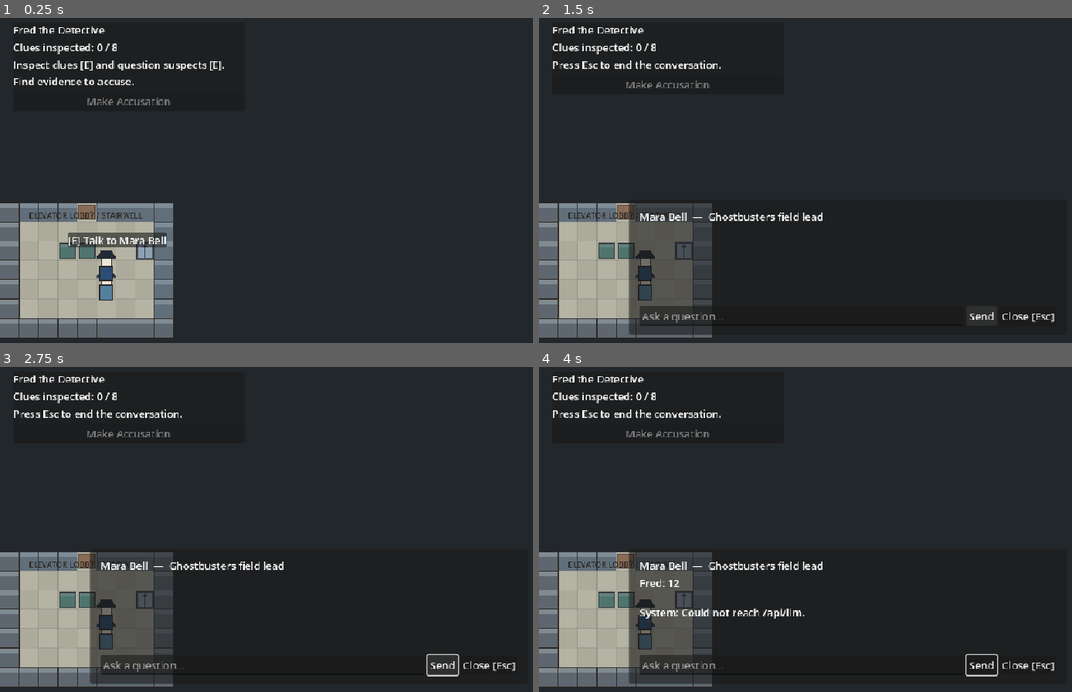
Above: before the commit, frames 1-4 (two rows, left to right).
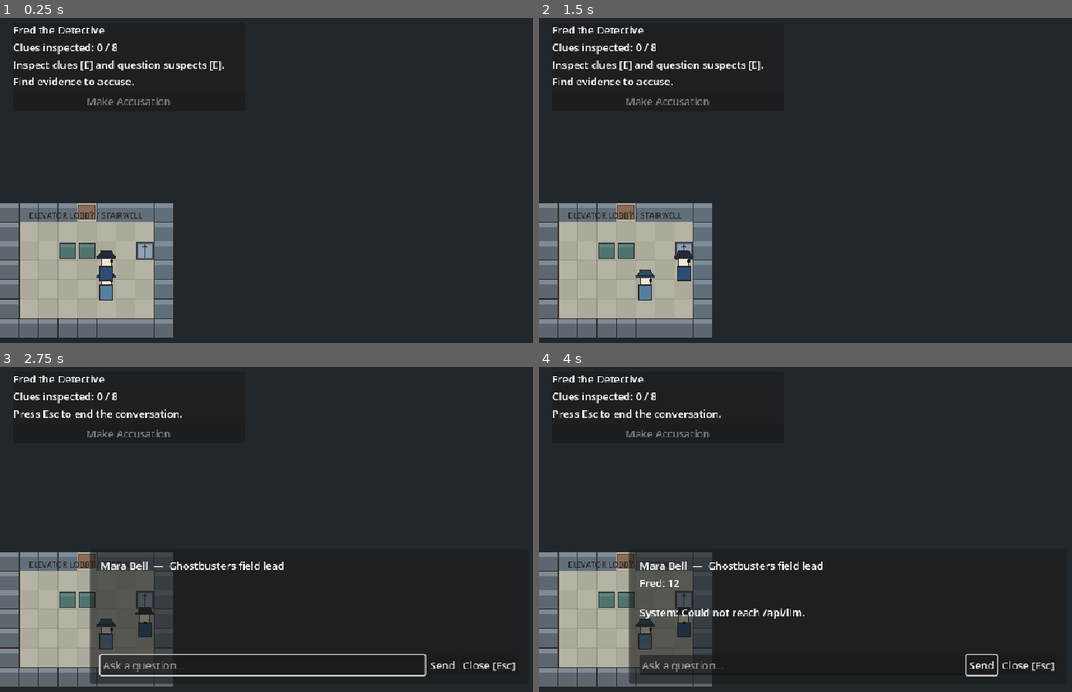
Above: after the commit, the same moments.

Repository: grand-cat-unknown/fred-the-detective
Game: Godot game, scene res://scenes/main.tscn
Same seed, same stepped clock (60 frames per second), same inputs: the game is played once before the commit and once after it.
Inputs (mouse positions are in pixels of both pictures, inside the frame that each line leads up to):
- Up to frame 1 (0.25 s): no input
- Up to frame 2 (1.5 s): tap Enter at 0.5 s; hold Right (ui_right) 0.53-1.25 s; hold E (interact) 0.53-1.25 s; click (981, 317) at 1.25 s, where only the run before the commit has a clickable "Send"
- Up to frame 3 (2.75 s): tap Space at 2 s; hold Down (ui_down) from 2.03 s (still down); tap E (interact) at 2.1 s
- Up to frame 4 (4 s): release Down (ui_down) at 2.75 s; click (800, 666) at 2.77 s; type "12" at 2.85 s; tap Enter at 3.5 s; hold Right (ui_right) from 3.53 s (still down); hold E (interact) from 3.53 s (still down)

The runs differ from the first frame. In frame 1, 0.8% of the frame differs, in the area x 12-32%, y 66-82%; in frame 2, 7.6%, in the area x 2-97%, y 13-98%; in frame 3, 1.2%; in frame 4, 0.3%.

Commit message:
Facial directions added

Diff:
--- a/scripts/game.gd
+++ b/scripts/game.gd
@@ -301,6 +301,7 @@
 var player_tile := PLAYER_START_TILE
 var player_target_position := PLAYER_START
 var player_is_stepping := false
+var player_face_direction := Vector2i(1, 0)
 var current_room: String = ROOM_START
 var clue_inspected: Array[bool] = []
 var suspect_talked: Array[bool] = []
@@ -821,7 +822,7 @@
 
 
 func _draw_player() -> void:
-	_draw_actor(player_position, PLAYER_COLOR, HAT_COLOR)
+	_draw_actor(player_position, PLAYER_COLOR, HAT_COLOR, player_face_direction)
 
 
 func _draw_character_texture(pos: Vector2, texture: Texture2D) -> void:
@@ -830,12 +831,14 @@
 	draw_texture_rect(texture, rect, false)
 
 
-func _draw_actor(pos: Vector2, body_color: Color, hat_color: Color) -> void:
+func _draw_actor(pos: Vector2, body_color: Color, hat_color: Color, face_dir: Vector2i = Vector2i(1, 0)) -> void:
 	draw_rect(Rect2(pos + Vector2(-11.0, 7.0), Vector2(22.0, 5.0)), Color(0.0, 0.0, 0.0, 0.18), true)
 	draw_rect(Rect2(pos + Vector2(-10.0, -6.0), Vector2(20.0, 22.0)), body_color, true)
 	draw_rect(Rect2(pos + Vector2(-10.0, -6.0), Vector2(20.0, 22.0)), OUTLINE_COLOR, false, 1.5)
 	draw_rect(Rect2(pos + Vector2(-8.0, -22.0), Vector2(16.0, 16.0)), Color8(238, 231, 215), true)
 	draw_rect(Rect2(pos + Vector2(-8.0, -22.0), Vector2(16.0, 16.0)), OUTLINE_COLOR, false, 1.5)
+	var nose_offset := Vector2(face_dir.x * 8.0, -14.0 + face_dir.y * 8.0)
+	draw_rect(Rect2(pos + nose_offset + Vector2(-2.0, -2.0), Vector2(4.0, 4.0)), Color(0.15, 0.08, 0.05), true)
 	var hat_points := PackedVector2Array([
 		pos + Vector2(-12.0, -21.0),
 		pos + Vector2(12.0, -21.0),
@@ -857,20 +860,25 @@
 func _nearest_npc_in_range() -> int:
 	var best := -1
 	var best_dist := INF
+	var face_vec := Vector2(player_face_direction)
 	for i in range(SUSPECTS.size()):
 		if str(SUSPECTS[i].get("room", "")) != current_room:
 			continue
 		var pos: Vector2 = SUSPECTS[i]["position"]
 		var d := player_position.distance_to(pos)
-		if d <= PLAYER_RADIUS + NPC_INTERACT_RADIUS and d < best_dist:
-			best_dist = d
-			best = i
+		if d > PLAYER_RADIUS + NPC_INTERACT_RADIUS or d >= best_dist:
+			continue
+		if (pos - player_position).dot(face_vec) <= 0.0:
+			continue
+		best_dist = d
+		best = i
 	return best
 
 
 func _nearest_clue_in_range() -> int:
 	var best := -1
 	var best_dist := INF
+	var face_vec := Vector2(player_face_direction)
 	for i in range(CLUES.size()):
 		if not _is_clue_available(i):
 			continue
@@ -878,9 +886,12 @@
 			continue
 		var pos: Vector2 = CLUES[i]["position"]
 		var d := player_position.distance_to(pos)
-		if d <= PLAYER_RADIUS + CLUE_INTERACT_RADIUS and d < best_dist:
-			best_dist = d
-			best = i
+		if d > PLAYER_RADIUS + CLUE_INTERACT_RADIUS or d >= best_dist:
+			continue
+		if (pos - player_position).dot(face_vec) <= 0.0:
+			continue
+		best_dist = d
+		best = i
 	return best
 
 
@@ -892,7 +903,7 @@
 			continue
 		var dt: Vector2i = door["tile"]
 		var diff := dt - player_tile
-		if abs(diff.x) + abs(diff.y) == 1:
+		if diff == player_face_direction:
 			return i
 	return -1
 
@@ -908,7 +919,7 @@
 		else:
 			continue
 		var diff := tile - player_tile
-		if abs(diff.x) + abs(diff.y) == 1:
+		if diff == player_face_direction:
 			return i
 	return -1
 
@@ -1532,6 +1543,7 @@
 	player_position = _tile_to_world_center(player_tile)
 	player_target_position = player_position
 	player_is_stepping = false
+	player_face_direction = Vector2i(1, 0)
 	current_room = ROOM_START
 	_build_room_labels()
 	clue_inspected = _make_false_array(CLUES.size())
@@ -1651,8 +1663,10 @@
 
 
 func _try_start_tile_step(direction: Vector2i) -> void:
+	player_face_direction = direction
 	var next_tile := player_tile + direction
 	if not _is_tile_walkable(next_tile):
+		queue_redraw()
 		return
 	player_tile = next_tile
 	player_target_position = _tile_to_world_center(next_tile)
Not shown, changed: public/index.html
Not shown, changed: public/index.pck
